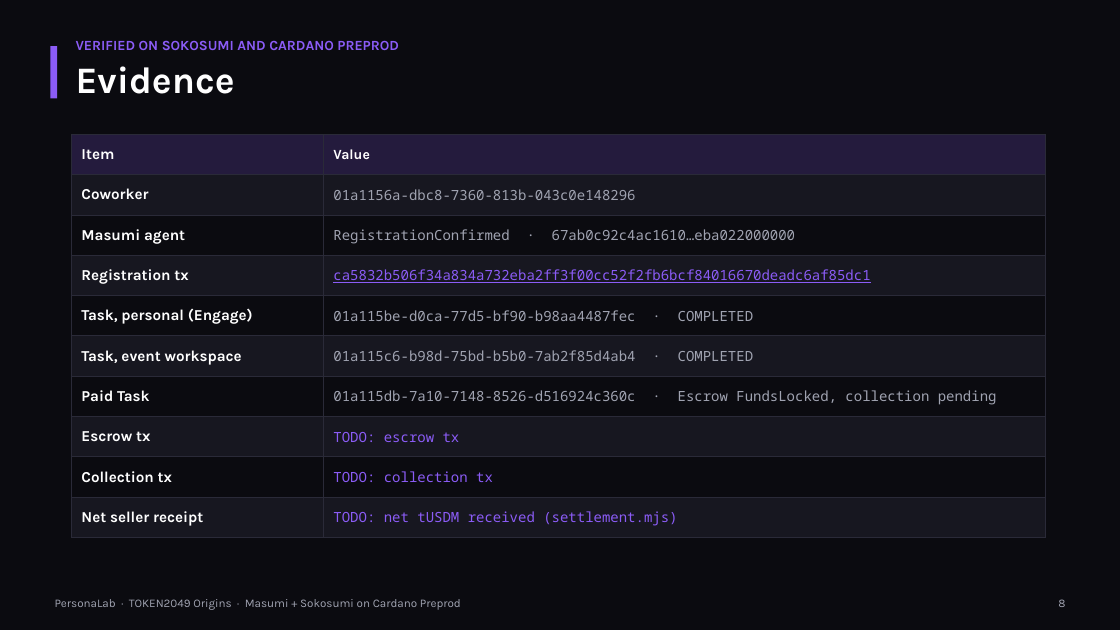
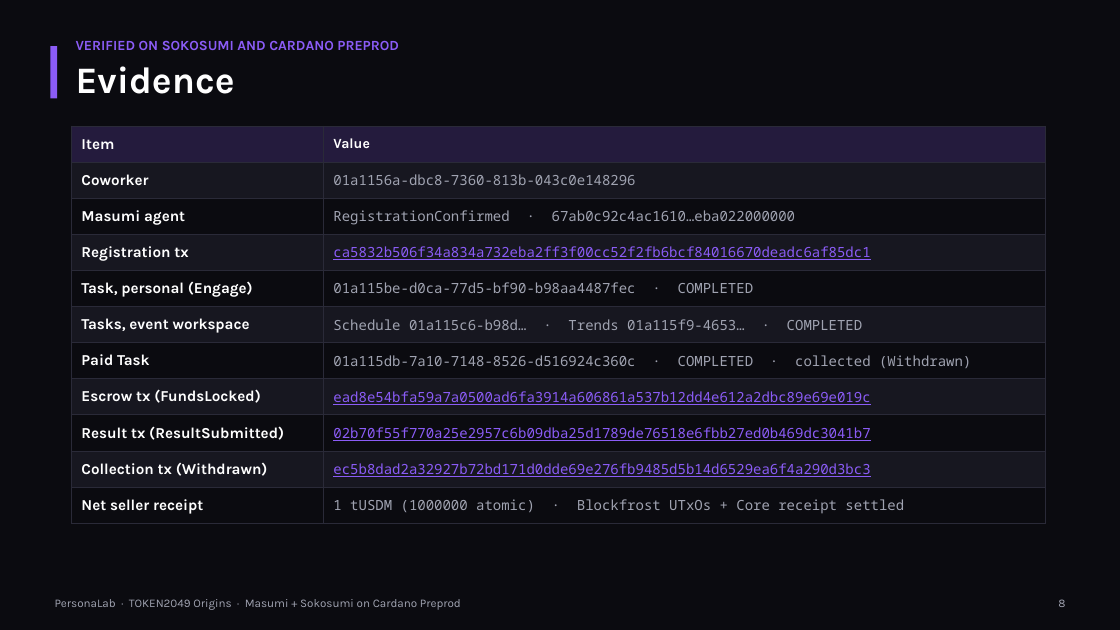
Before and after one commit to ixgnoy/Xlab, a slide deck: slide 8 of docs/deck/PersonaLab.pptx. Drawn at 1120x630 pixels with LibreOffice and Linux fonts; fonts in the diff are those of the drawing. Boxes give left, top, right and bottom in pixels: in the first picture for what was removed or moved away, otherwise in the second. Text is boxed around its words. In the diff, an @@ line names an element or a change of style, - is before the commit and + after.

```diff
--- a/docs/deck/PersonaLab.pptx
+++ b/docs/deck/PersonaLab.pptx
@@ table at <box>71,126,1046,523</box> @@
-row 6: Task, event workspace | 01a115c6-b98d-75bd-b5b0-7ab2f85d4ab4 · COMPLETED
-row 7: Paid Task | 01a115db-7a10-7148-8526-d516924c360c · Escrow FundsLocked, collection pending
-row 8: Escrow tx | TODO: escrow tx
-row 9: Collection tx | TODO: collection tx
-row 10: Net seller receipt | TODO: net tUSDM received (settlement.mjs)
+row 6: Tasks, event workspace | Schedule 01a115c6-b98d… · Trends 01a115f9-4653… · COMPLETED
+row 7: Paid Task | 01a115db-7a10-7148-8526-d516924c360c · COMPLETED · collected (Withdrawn)
+row 8: Escrow tx (FundsLocked) | ead8e54bfa59a7a0500ad6fa3914a606861a537b12dd4e612a2dbc89e69e019c
+row 9: Result tx (ResultSubmitted) | 02b70f55f770a25e2957c6b09dba25d1789de76518e6fbb27ed0b469dc3041b7
+row 10: Collection tx (Withdrawn) | ec5b8dad2a32927b72bd171d0dde69e276fb9485d5b14d6529ea6f4a290d3bc3
+row 11: Net seller receipt | 1 tUSDM (1000000 atomic) · Blockfrost UTxOs + Core receipt settled
@@ table: place and size @@
-table at <box>71,134,1046,538</box>
+table at <box>71,126,1046,523</box>
```
Also in this commit, not shown: 8 other slides changed, 6 other files.
